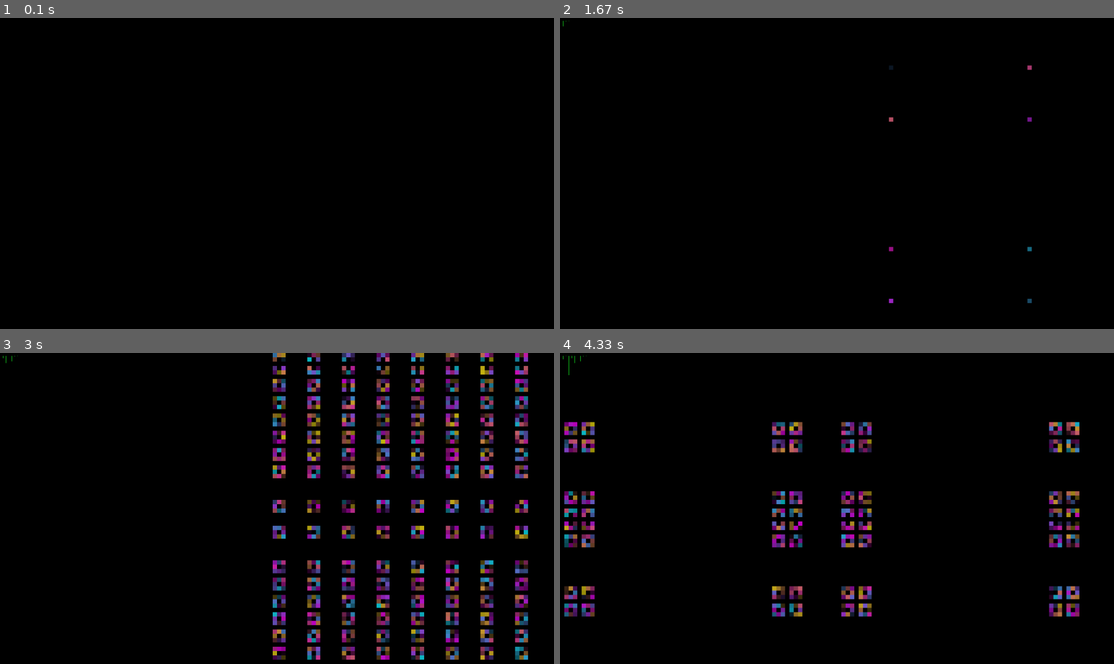
Above: before the commit, frames 1-4 (two rows, left to right).
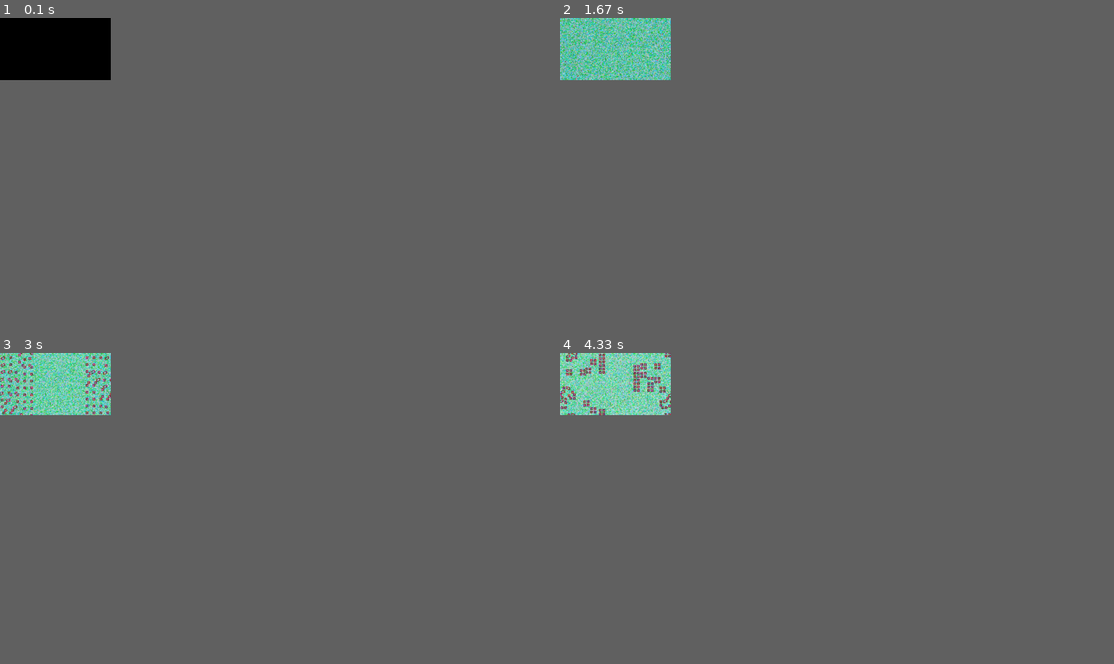
Above: after the commit, the same moments.

Repository: grant-king/pygame
Game: pygame game, started from simulations/conway_life/ca_1.py
Same seed, same stepped clock (60 frames per second), same inputs: the game is played once before the commit and once after it.
Inputs:
- Up to frame 1 (0.1 s): no input
- Up to frame 2 (1.67 s): tap Ctrl at 0.33 s
- Up to frame 3 (3 s): no input
- Up to frame 4 (4.33 s): tap Esc at 4.17 s
In our replay, the window is 900x506 before the commit and 180x101 after it. These sizes can differ from the game's own. Grey fills any space a smaller window leaves; there, only what the larger window draws over its background counts as a difference.

The runs differ from the first frame. In frame 1, only the window size differs. In frame 2, 4.1% of the frame differs, in the area x 0-86%, y 0-92%; in frame 3, 15%, in the area x 0-96%, y 0-99%; in frame 4, 9.4%.

Commit message:
Update simulation files

Diff:
--- a/simulations/conway_life/ca_1.py
+++ b/simulations/conway_life/ca_1.py
@@ -1,4 +1,5 @@
 from ca_models import *
+import os
 
 def listen_quit(events_list):
     #listen for quit
@@ -10,57 +11,82 @@
             return False
     return True
 
-SCREEN_SIZE = [1920, 1080]
-CELL_SIZE = 15
+def listen(events_list):
+    #listen for and refer to handlers button presses
+    for event in events_list:
+        if event.type == KEYDOWN:
+            if event.key == K_LCTRL:
+                screenshot_handler()
+        elif event.type == SCREENSHOTEVENT:
+            screenshot_handler()
+
+def screenshot_handler():
+    capture.screen_shot()
+
+
+SCREEN_SIZE = [384, 216]
+CELL_SIZE = 3
 BACKGROUND_COLOR = [0, 3, 1]
-CHANGE_INTERVAL = 300
+CHANGE_INTERVAL = 100
 
 pygame.init()
+
+SCREENSHOTEVENT = USEREVENT + 1
+SCREENSHOT_DELAY = 2000
+
+clock = pygame.time.Clock()
+pygame.time.set_timer(SCREENSHOTEVENT, SCREENSHOT_DELAY)
 main_window = pygame.display.set_mode(SCREEN_SIZE)
 main_window.fill(BACKGROUND_COLOR)
 
 graph = Graph()
+capture = Capture()
 
 running = True
 static = False
 rulesets = [
     'conway', 'amoeba', '2x2', '34life', 'assimilation', 'coagulations', 'coral',
-    'daynight', 'diamoeba', 'flakes', 'gnarl', 'highlife', 'inverselife', 'longlife',
-    'maze', 'mazectric', 'move', 'pseudolife', 'replicator', 'seeds', 'serviettes',
-    'stains', 'walledcities'
+    'daynight', 'inverselife', 'longlife', 'seeds', 'serviettes',
+    'maze', 'mazectric', 'move', 'pseudolife', 'replicator',
+    'stains', 'walledcities', 'diamoeba', 'flakes', 'gnarl', 'highlife',
     ]
-rule_tracker = random.randint(0, len(rulesets))
-clock = pygame.time.Clock()
+
+rule_tracker = -2
 new_mark = 0
 
-grid = Grid(CELL_SIZE, 'gnarl')
+grid = Grid(CELL_SIZE, 'conway')
 while running:
     change_counter = 0
-    if rule_tracker >= len(rulesets):
-        rule_tracker = 0
+
+    print(rulesets[rule_tracker])
+    grid.set_rules(rulesets[rule_tracker])
 
     #set a couple random cells each time
-    for cell_row in random.choices(grid.cells, k=1):
-        for cell in random.choices(cell_row, k=2):
-            cell.alive = True
+    for cell_row in grid.cells[:10:2]:
+        random.choice(cell_row).alive = True
 
     while not static:
         events = pygame.event.get()
         clock.tick(10)
         running = listen_quit(events)
+        listen(events)
 
         #update and draw
         grid.update()
-        graph.update()
+        #graph.update()
 
         pygame.display.flip()
 
+        living = sum(grid.living_cells())
         #add new mark to graph every so often
-        if new_mark > 4:
+
+        if new_mark > 5:
             new_mark = 0
-            living = sum(grid.living_cells())
             graph.add_mark(living/10)
         new_mark += 1
+
+        if living > grid.total_cells / 3:
+            pygame.event.post(pygame.event.Event(SCREENSHOTEVENT))
 
         #check static status
         static = grid.static
@@ -68,11 +94,7 @@
         if change_counter > CHANGE_INTERVAL:
             static = True
 
-    grid.set_rules(rulesets[rule_tracker])
-    print(rulesets[rule_tracker])
-
-    rule_tracker += 1
     static = False
-
+    rule_tracker = random.randrange(len(rulesets))
 
 pygame.quit()
--- a/simulations/conway_life/ca_models.py
+++ b/simulations/conway_life/ca_models.py
@@ -1,6 +1,22 @@
 import pygame
 from pygame.locals import *
 import random
+import os
+
+class Capture:
+    def __init__(self):
+        os.chdir('D:/chaos/ca1')
+        self.main_window = pygame.display.get_surface()
+
+    @property
+    def capture_counter(self):
+        return len(os.listdir())
+
+    def screen_shot(self):
+        filename = f'b_{self.capture_counter}.png'
+        pygame.image.save(self.main_window, filename)
+        print(f'Screenshot captured as {filename}')
+
 
 class Mark(pygame.sprite.Sprite):
     def __init__(self, height, start_x):
@@ -51,9 +67,11 @@
         self.column_idx = column_idx
         self.row_idx = row_idx
 
-        red = random.randint(10, 200)
-        blue = random.randint(10, 200)
-        self.color = [red, abs(red-blue), blue]
+        red = random.randint(100, 250)
+        green = random.randint(5, 25)
+        blue = random.randint(9, red)
+        self.color = [red, green, blue]
+        self.original_color = [red, green, blue]
         self.size = [square_size, square_size]
         self.surface = pygame.Surface(self.size)
         self.surface.fill(self.color)
@@ -72,11 +90,26 @@
         main_window = pygame.display.get_surface()
         main_window.blit(self.surface, self.rect)
 
+    def age_color(self, older=True):
+        for idx, component in enumerate(self.color):
+            if older:
+                if component < 245:
+                    self.color[idx] += 1
+            else:
+                if component > 20:
+                    self.color[idx] -= 1
+                else:
+                    self.color[idx] = random.choice([self.original_color[idx], random.randint((idx + 1) * 25, (idx + 1) * 50)])
+
+
     def update_states(self):
         if self.alive:
+            self.age_color()
             self.surface.fill(self.color)
         else:
-            self.surface.fill([0, 0, 0])
+            self.age_color(older=False)
+            inverse = [255-component for component in self.color]
+            self.surface.fill(inverse)
 
 
 class Grid:
@@ -85,6 +118,7 @@
         self.CELL_SIZE = cell_size
 
         self.cells = []
+        self.total_cells = 0
         self.cells_history = [] #list of sum of bools state history
         self.num_columns = self.SCREEN_SIZE[0] // self.CELL_SIZE
         self.num_rows = self.SCREEN_SIZE[1] // self.CELL_SIZE
@@ -117,6 +151,7 @@
             for row_idx in range(self.num_rows):
 
                 self.cells[col_idx][row_idx] = Cell(self.CELL_SIZE, col_idx, row_idx)
+                self.total_cells += 1
 
     def update(self):
         self.update_states()
@@ -141,7 +176,6 @@
                 neighbors = self.get_neighbors(cell)
                 cell.neighborhood = sum(neighbors)
 
-                #self.conway_rules(cell)
                 self.rule_set.apply_rules(cell)
 
     def sum_states(self):
